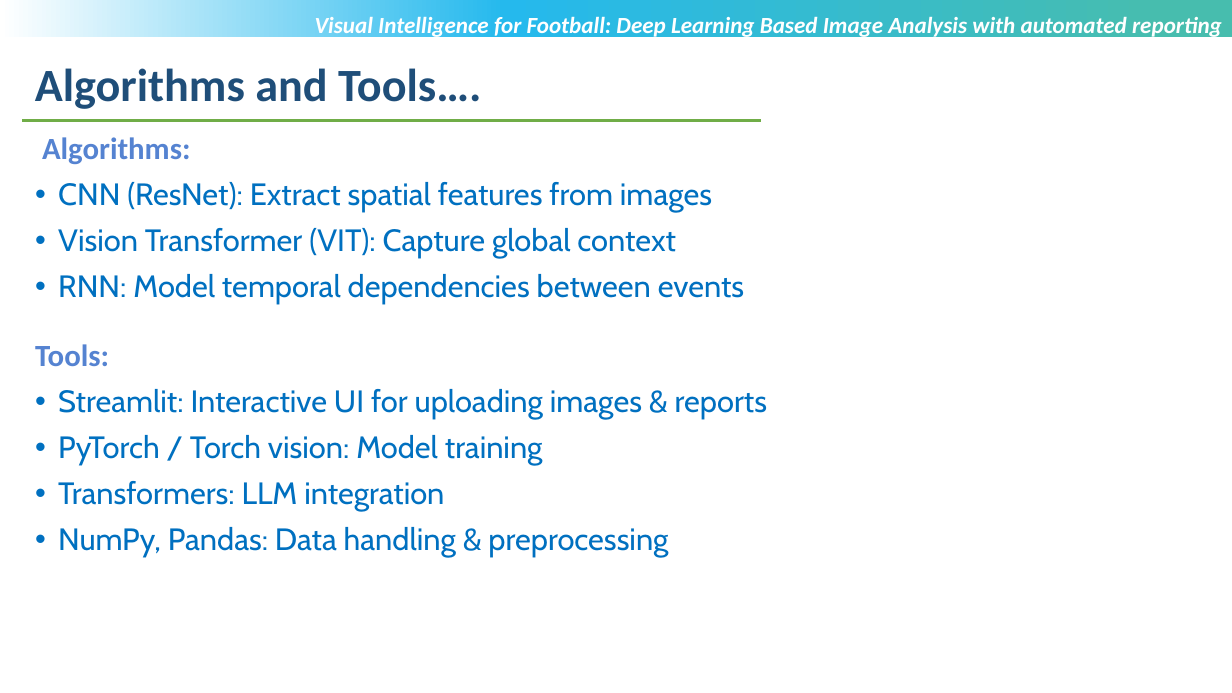
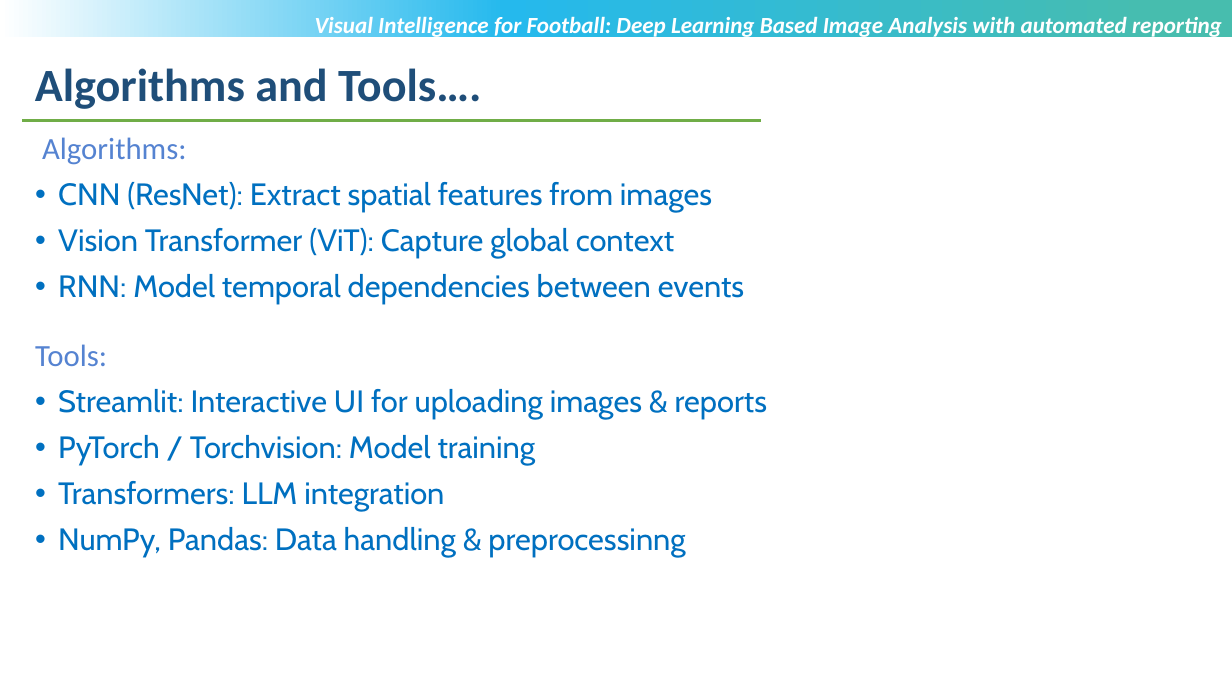
Before and after one commit to anandampaul2024-afk/Anandam-_college, a slide deck: slide 9 of MTech-Project_Review3_PPT_Anandam_Paul_T8635.pptx. Drawn at 1232x693 pixels with LibreOffice and Linux fonts; fonts in the diff are those of the drawing; background and template pictures are left out. Boxes give left, top, right and bottom in pixels: in the first picture for what was removed or moved away, otherwise in the second. Text is boxed around its words. In the diff, an @@ line names an element or a change of style, - is before the commit and + after.

```diff
--- a/MTech-Project_Review3_PPT_Anandam_Paul_T8635.pptx
+++ b/MTech-Project_Review3_PPT_Anandam_Paul_T8635.pptx
@@ text at (35, 137, 187, 366): bold off in "Algorithms:", "Tools:" @@
@@ text at (58, 228, 675, 258): text changed @@
-• Vision Transformer (VIT): Capture global context
+• Vision Transformer (ViT): Capture global context
@@ text at (58, 435, 536, 465): spaces changed @@
-• PyTorch / Torch vision: Model training
+• PyTorch / Torchvision: Model training
@@ text at (58, 527, 685, 557): text changed @@
-• NumPy, Pandas: Data handling & preprocessing
+• NumPy, Pandas: Data handling & preprocessinng
```
Also in this commit, not shown: 3 other slides changed, 2 slides added, 14 other files.
